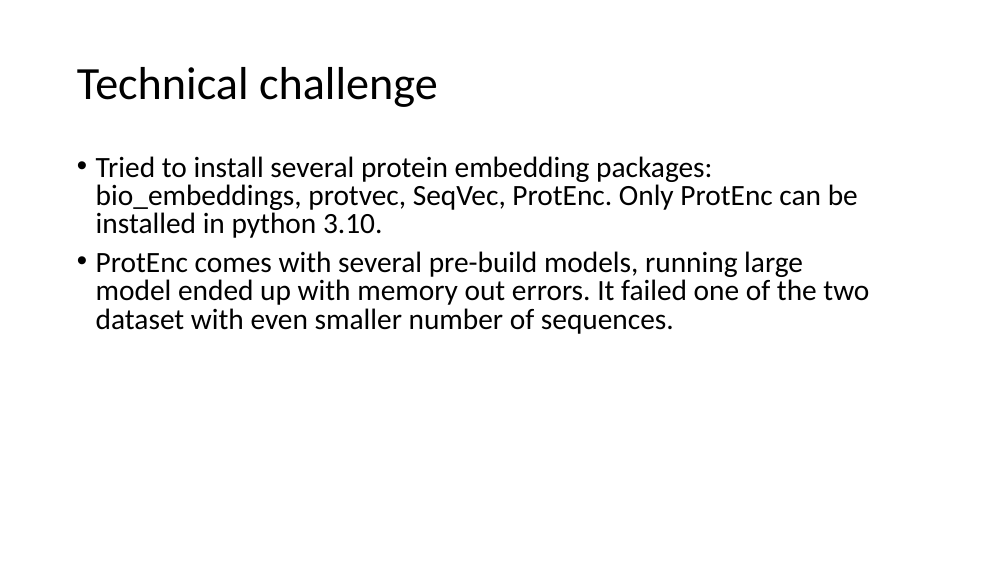
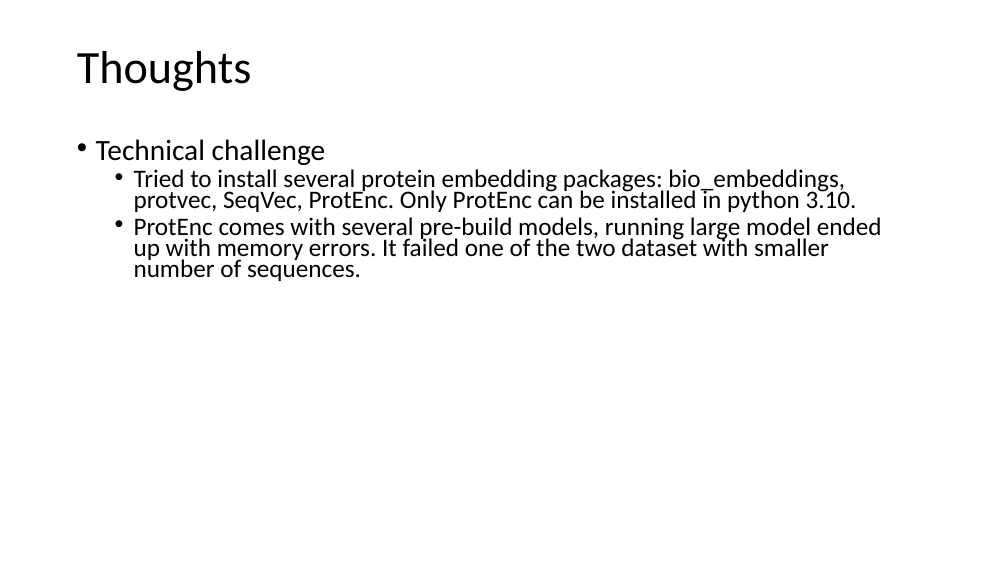
Before and after one commit to flycloud-king/DTI_KiBA, a slide deck: slide 9 of DTI prediction with KiBA dataset.pptx (slide 8 before the commit). Drawn at 1008x567 pixels with LibreOffice and Linux fonts; fonts in the diff are those of the drawing. Boxes give left, top, right and bottom in pixels: in the first picture for what was removed or moved away, otherwise in the second. Text is boxed around its words. In the diff, an @@ line names an element or a change of style, - is before the commit and + after.

```diff
--- a/DTI prediction with KiBA dataset.pptx
+++ b/DTI prediction with KiBA dataset.pptx
@@ title at (77, 51, 251, 91): text changed @@
-Technical challenge
+Thoughts
@@ text "Technical challenge": place and size @@
-text "Technical challenge" at (96, 156, 869, 334)
+text "Technical challenge" at (96, 139, 882, 281)
@@ text at (96, 139, 326, 165): paragraph added @@
+• Technical challenge
@@ text at (134, 169, 857, 212): size 28 to 24 pt in "Tried to install several protein embedding packages: ..."; list level 1 to 2 in "Tried to install several protein ..."; line spacing 0.8 to 0.7 @@
@@ text at (134, 217, 882, 281): text changed; size 28 to 24 pt @@
-• ProtEnc comes with several pre-build models, running large model ended up with memory out errors. It failed one of the two dataset with even smaller number of sequences.
+  • ProtEnc comes with several pre-build models, running large model ended up with memory errors. It failed one of the two dataset with smaller number of sequences.
```
Also in this commit, not shown: 3 other slides changed, 1 slide added.
